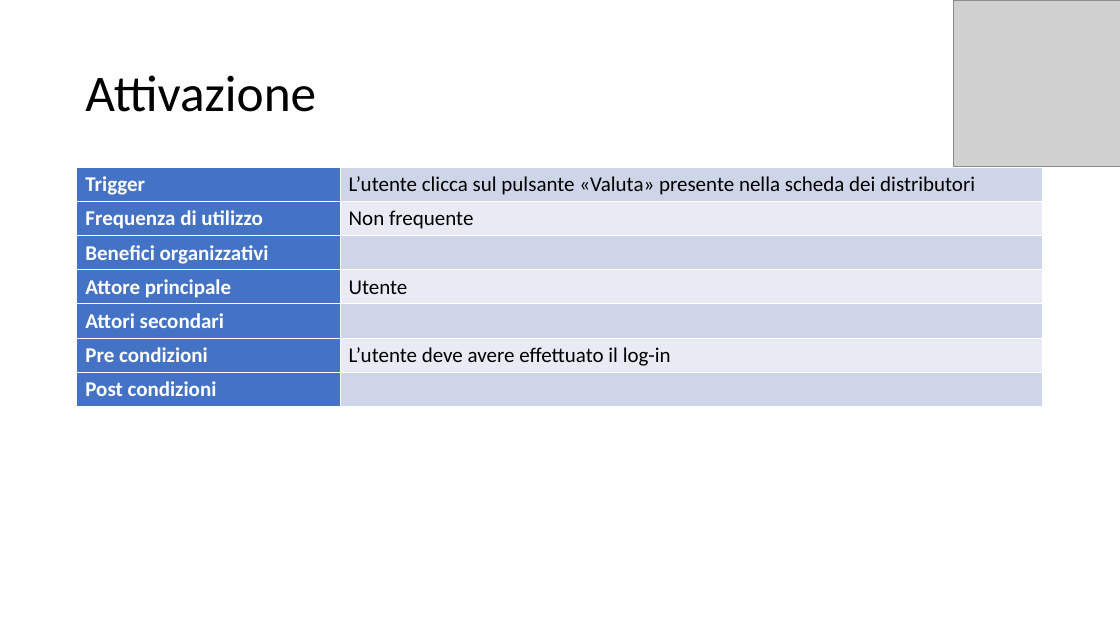
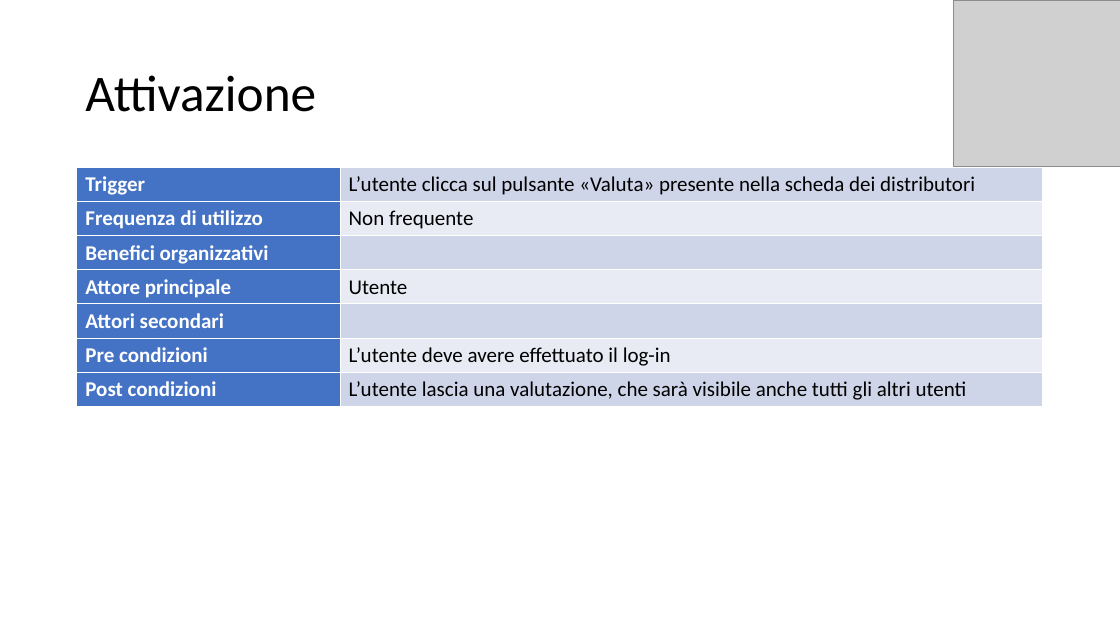
Before and after one commit to itsar19-20/gas, a slide deck: slide 3 of Template use case/Template Use Case - Valutazione affidabilità.pptx. Drawn at 1120x630 pixels with LibreOffice and Linux fonts; fonts in the diff are those of the drawing; grey boxes stand for pictures. Boxes give left, top, right and bottom in pixels: in the first picture for what was removed or moved away, otherwise in the second. Text is boxed around its words. In the diff, an @@ line names an element or a change of style, - is before the commit and + after.

```diff
--- a/Template use case/Template Use Case - Valutazione affidabilità.pptx
+++ b/Template use case/Template Use Case - Valutazione affidabilità.pptx
@@ table at [77, 168, 1044, 407] @@
-row 7, column 2: 
+row 7, column 2: L’utente lascia una valutazione, che sarà visibile anche tutti gli altri utenti
```
Also in this commit, not shown: 3 other files.
